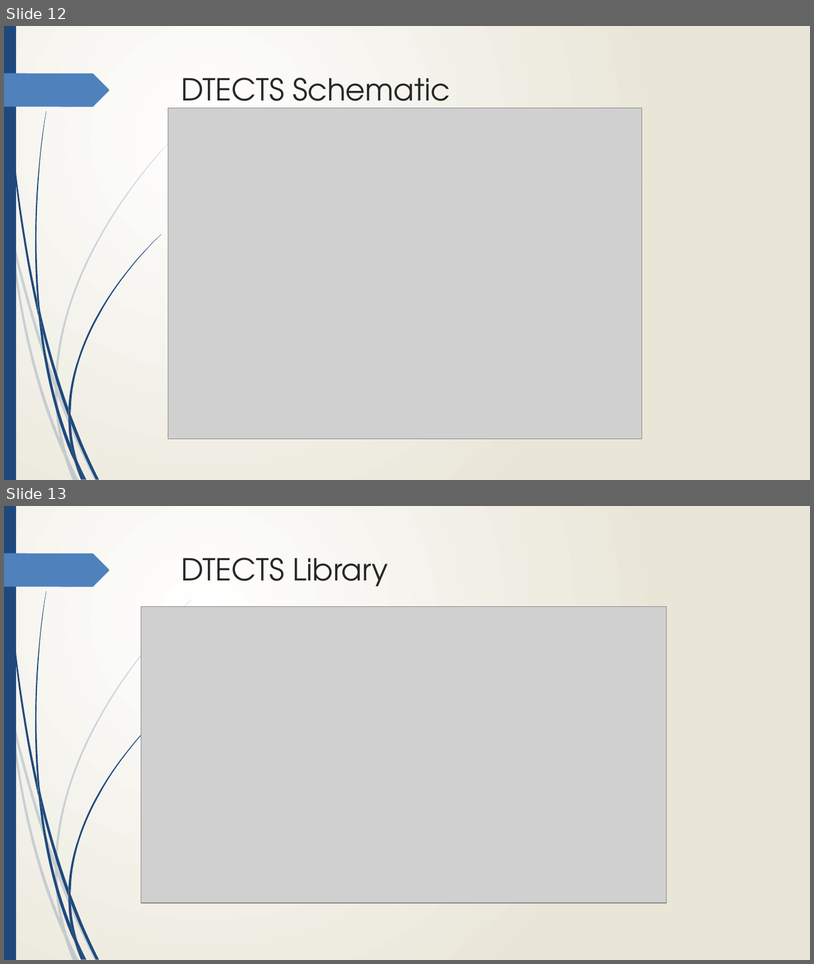
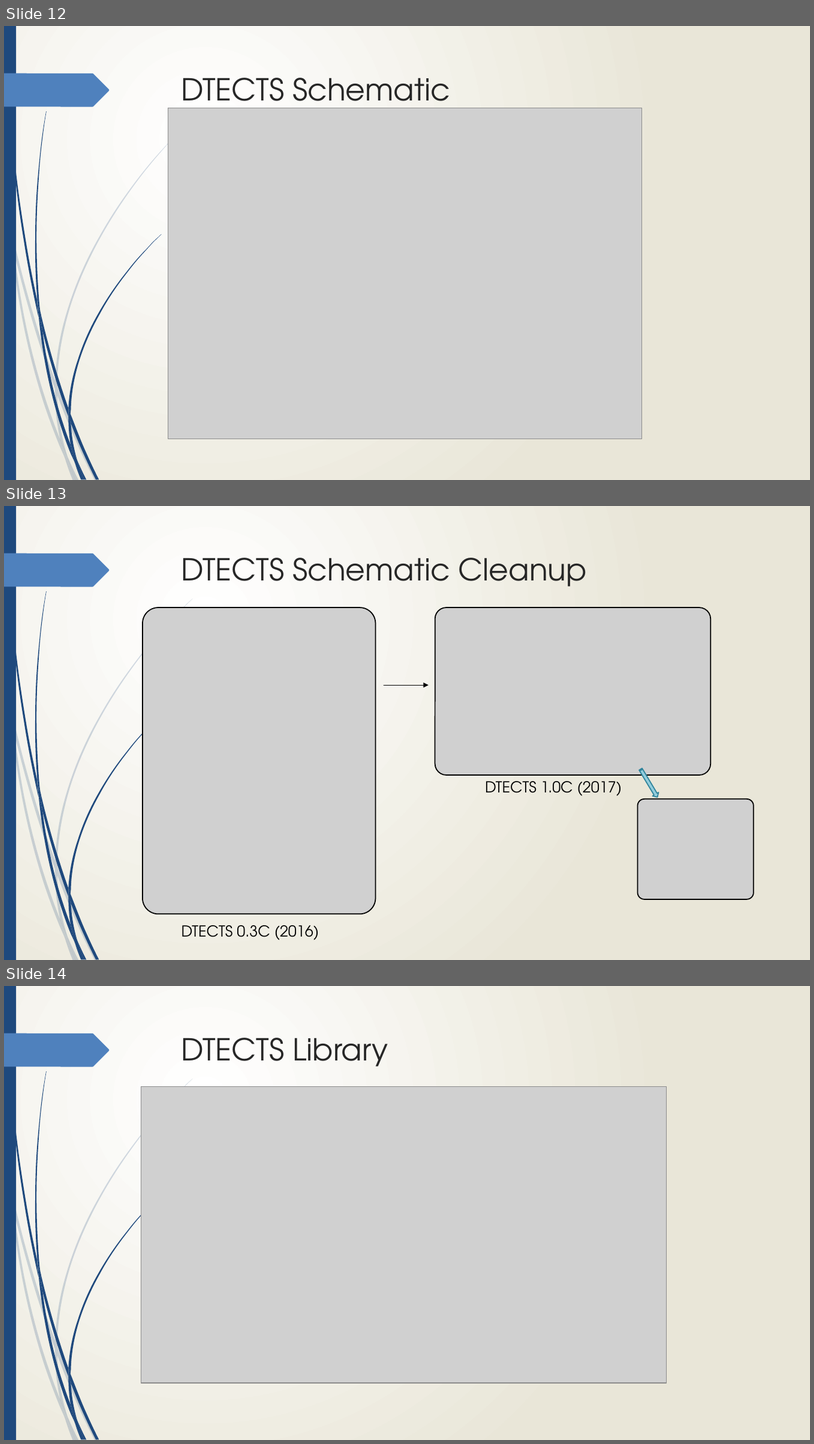
Before and after one commit to Jmr-Work/Pivotal_Presentation, a slide deck: Suppl/Pivotal Presentation - DTECTS.pptx. Shown one above the other, each under a label of ours: slides 12 and 13 before the commit, slides 12, 13 and 14 after it. The pictures are 814x964 and 814x1444 pixels, drawn with LibreOffice and Linux fonts; fonts in the diff are those of the drawing; grey boxes stand for pictures. Boxes give left, top, right and bottom in pixels: in the first picture for what was removed or moved away, otherwise in the second. Text is boxed around its words. In the diff, an @@ line names an element or a change of style, - is before the commit and + after.

Commit message:
(+)    add schematic cleanup slide

```diff
--- a/Suppl/Pivotal Presentation - DTECTS.pptx
+++ b/Suppl/Pivotal Presentation - DTECTS.pptx
@@ slide 13 added at box(4, 506, 810, 960), background gradient #FFFFFF to #EAE7D8; not listed: 24 template elements that a slide beside it also shows @@
@@ title added at box(182, 558, 587, 586), 36 pt, text #262626 @@
+DTECTS Schematic Cleanup
@@ picture added at box(143, 607, 375, 914) @@
@@ picture added at box(435, 607, 711, 775) @@
@@ arrow added from (384, 685) to (429, 685), #000000 0.75 pt @@
@@ striped right arrow added at box(638, 767, 661, 799), fill #93CDDD, outline #31859C 1.25 pt @@
@@ text added at box(485, 781, 622, 796), 18 pt, text #000000 @@
+DTECTS 1.0C (2017)
@@ picture added at box(638, 799, 754, 899) @@
@@ text added at box(182, 925, 319, 940), 18 pt, text #000000 @@
+DTECTS 0.3C (2016)
@@ what was slide 13 is now slide 14 @@
```
Also in this commit, not shown: 3 slides changed.
